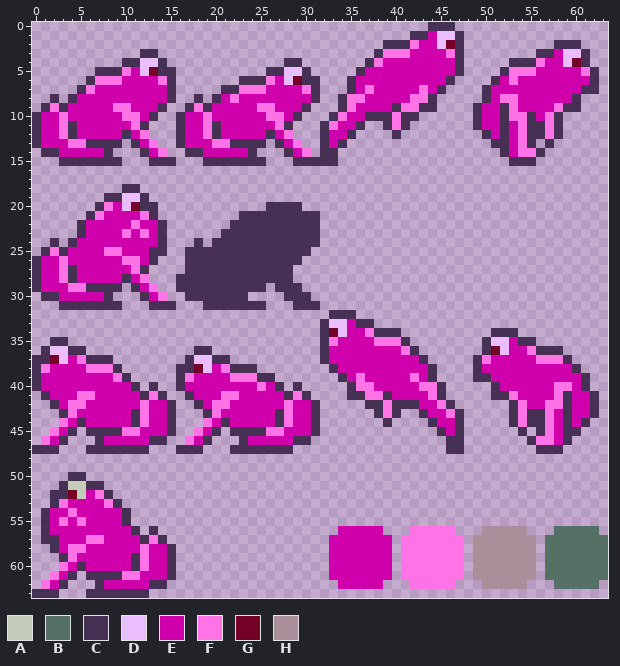
Pixel-art sprite -- SwampJump/Output/Assets/textures/frog.png. The picture above is the old version.
The file is 64x64 pixels. Colours within 5 levels of each other are drawn and written as one.
Palette (. is transparent): A #c4cdb9  B #557064  C #463155  D #eabefc  E #cf00ab  F #ff73e7  G #740027  H #aa8f9b
After:
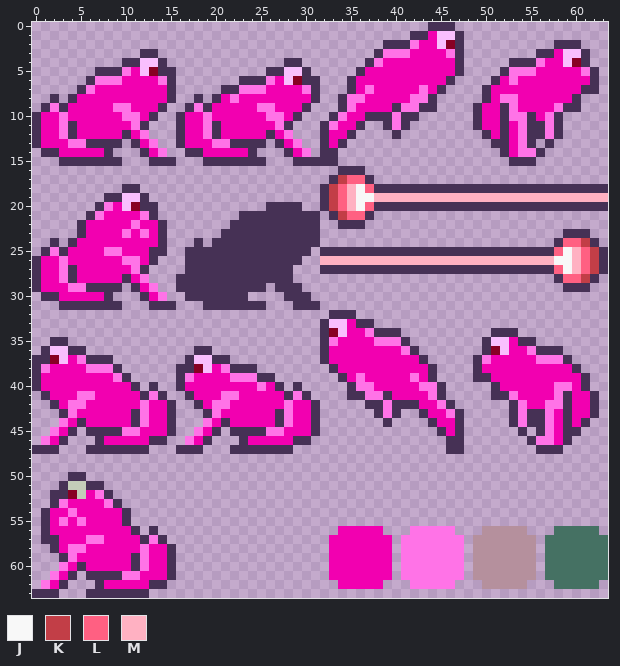
Colours new in this view: J #f8f8f8  K #c23e47  L #ff6082  M #ffb1c2
What changed:
colour B: #557064 -> #457163
colour D: #eabefc -> #f9bffe
colour E: #cf00ab -> #f200b0
colour G: #740027 -> #880023
colour H: #aa8f9b -> #b5909d
y 16: x 34..36 ... -> CCC
y 17: x 33..37 ..... -> CKLLC
y 18: x 32..63 ................................ -> CKLMJLCCCCCCCCCCCCCCCCCCCCCCCCCC
y 19: x 32..63 ................................ -> CKLMJJMMMMMMMMMMMMMMMMMMMMMMMMMM
y 20: x 32..63 ................................ -> CKLMJLCCCCCCCCCCCCCCCCCCCCCCCCCC
y 21: x 33..37 ..... -> CKLLC
y 22: x 34..36 ... -> CCC
y 23: x 59..61 ... -> CCC
y 24: x 58..62 ..... -> CLLKC
y 25: x 32..63 ................................ -> CCCCCCCCCCCCCCCCCCCCCCCCCCLJMLKC
y 26: x 32..63 ................................ -> MMMMMMMMMMMMMMMMMMMMMMMMMMJJMLKC
y 27: x 32..63 ................................ -> CCCCCCCCCCCCCCCCCCCCCCCCCCLJMLKC
y 28: x 58..62 ..... -> CLLKC
y 29: x 59..61 ... -> CCC
